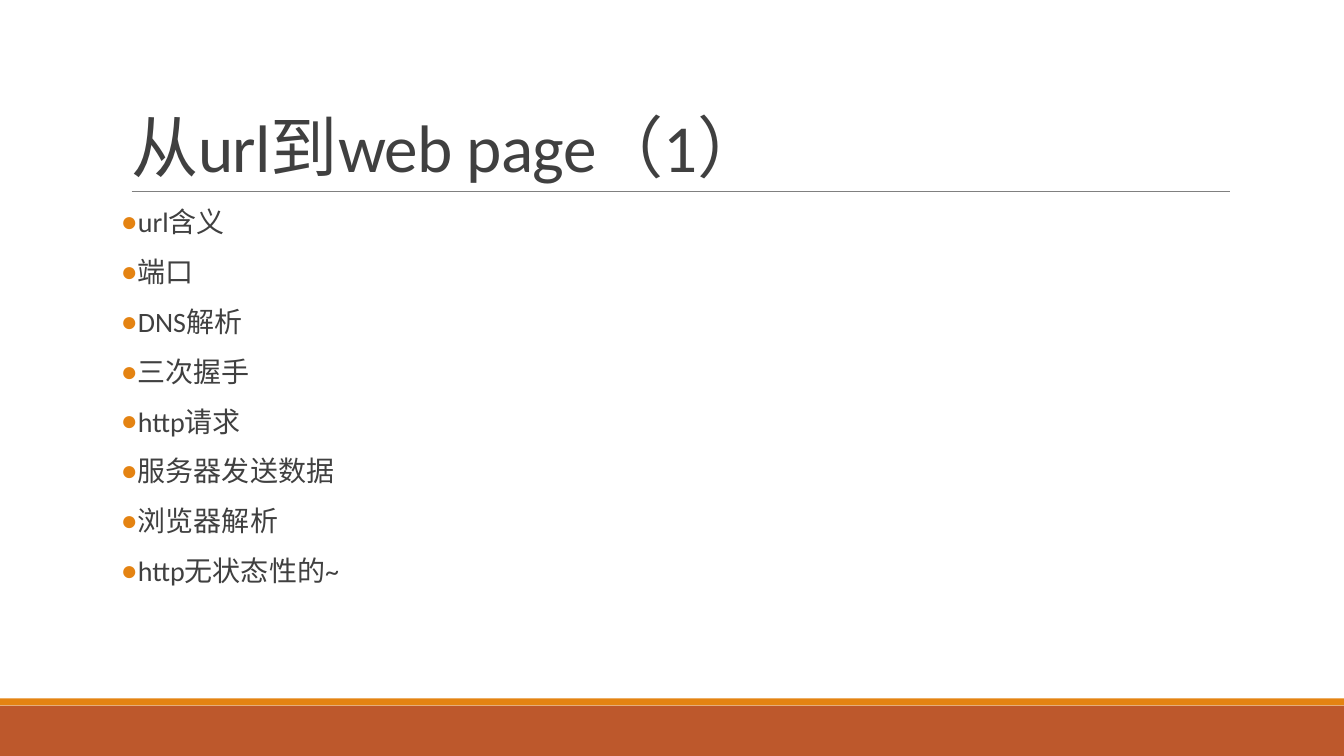
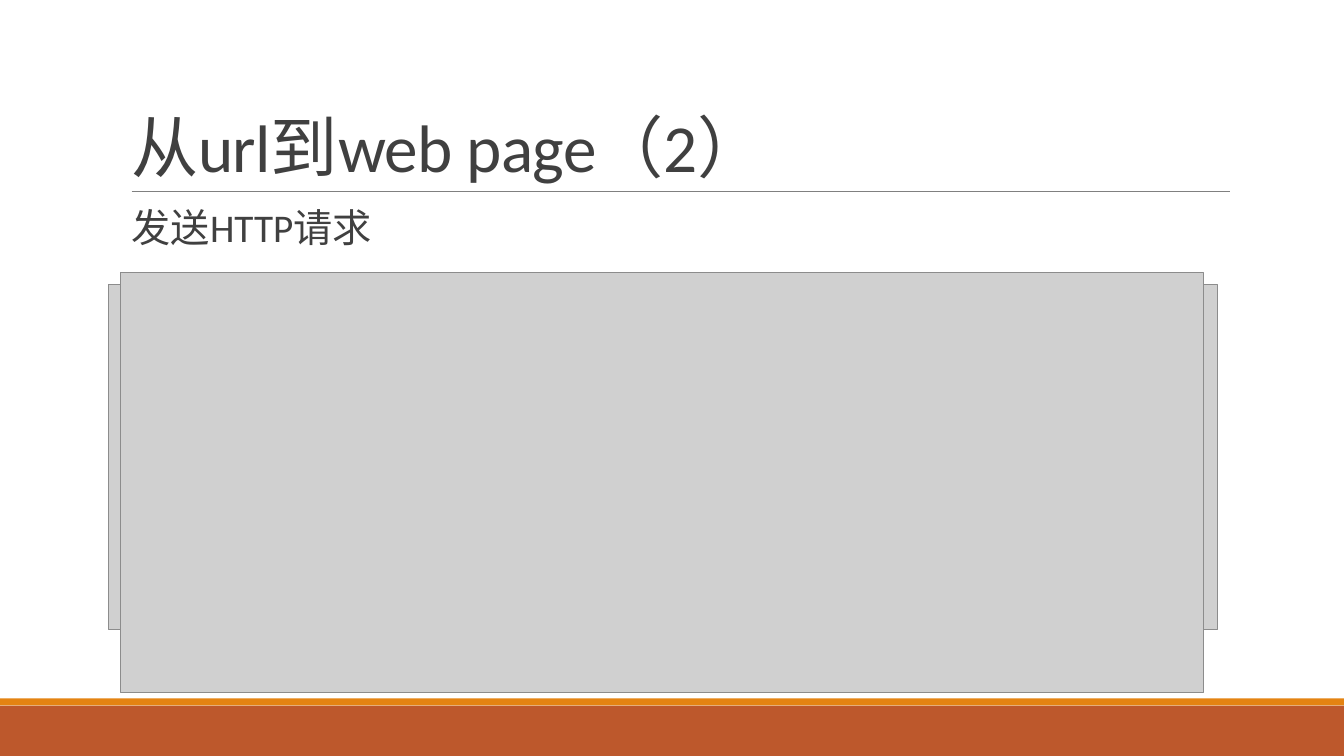
Before and after one commit to boomler/personalPractice, a slide deck: slide 5 of Web开发与网络爬虫.pptx (slide 3 before the commit). Drawn at 1344x756 pixels with LibreOffice and Linux fonts; fonts in the diff are those of the drawing; grey boxes stand for pictures. Boxes give left, top, right and bottom in pixels: in the first picture for what was removed or moved away, otherwise in the second. Text is boxed around its words. In the diff, an @@ line names an element or a change of style, - is before the commit and + after.

```diff
--- a/Web开发与网络爬虫.pptx
+++ b/Web开发与网络爬虫.pptx
@@ title at (131, 116, 765, 184): text changed @@
-从url到web page（1）
+从url到web page（2）
@@ text at (132, 209, 372, 245): text changed; size 20 to 28 pt @@
-● url含义
-● 端口
-● DNS解析
-● 三次握手
-● http请求
-● 服务器发送数据
-● 浏览器解析
-● http无状态性的~
+  发送HTTP请求
@@ picture added at (109, 285, 1218, 630) @@
@@ picture added at (121, 273, 1204, 694) @@
```
Also in this commit, not shown: 9 other slides changed, 32 slides added, 7 slides removed, 12 other files.
